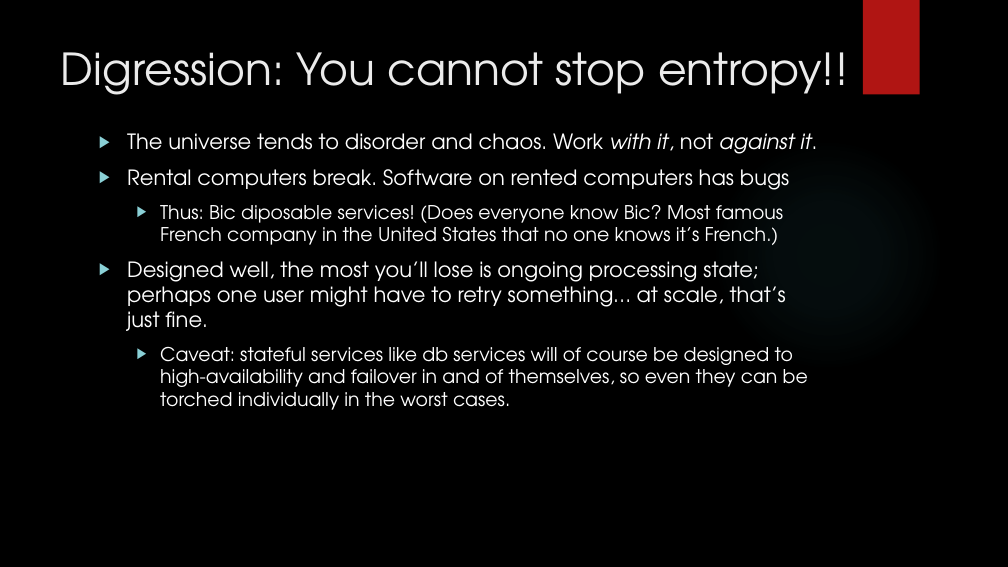
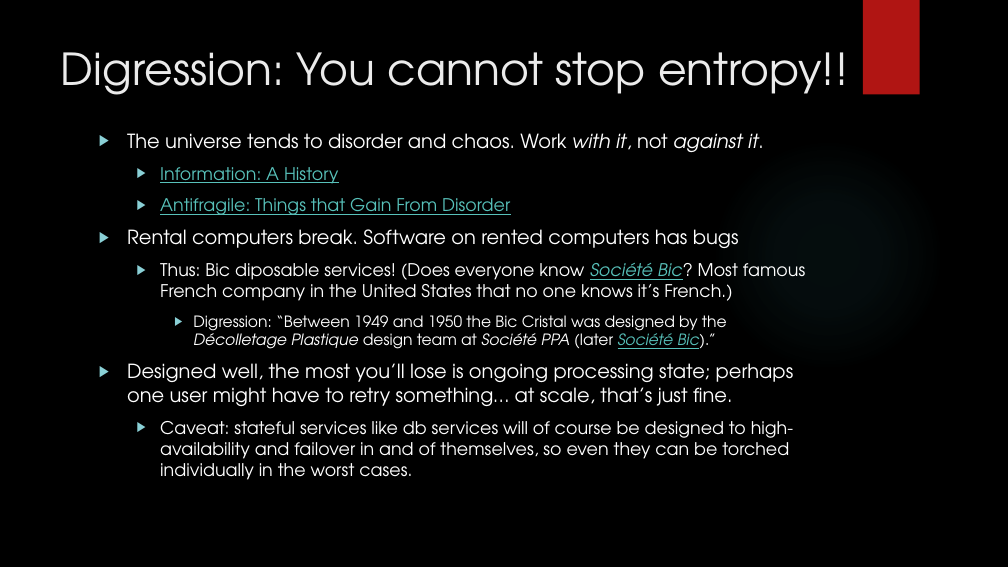
Before and after one commit to arif-aigonix/leap2015, a slide deck: slide 24 of Microservices Overview.pptx (slide 23 before the commit). Drawn at 1008x567 pixels with LibreOffice and Linux fonts; fonts in the diff are those of the drawing; background and template pictures are left out. Boxes give left, top, right and bottom in pixels: in the first picture for what was removed or moved away, otherwise in the second. Text is boxed around its words. In the diff, an @@ line names an element or a change of style, - is before the commit and + after.

```diff
--- a/Microservices Overview.pptx
+++ b/Microservices Overview.pptx
@@ text at (x1=127, y1=133, x2=794, y2=480): size 20 to 18.5 pt in "The universe tends to disorder and chaos. ...", "Rental computers break. Software on rented computers ...", "Designed well, the most you’ll lose is ..."; size 18 to 16.6 pt in "Caveat: stateful services like db services will ..." @@
@@ text at (x1=160, y1=167, x2=510, y2=215): paragraphs added @@
+  ▶ Information: A History
+  ▶ Antifragile: Things that Gain From Disorder
@@ text at (x1=160, y1=263, x2=805, y2=349): text changed; size 18 to 16.6 pt @@
-  ▶ Thus: Bic diposable services! (Does everyone know Bic? Most famous French company in the United States that no one knows it’s French.)
+  ▶ Thus: Bic diposable services! (Does everyone know Société Bic? Most famous French company in the United States that no one knows it’s French.)
+    ▶ Digression: “Between 1949 and 1950 the Bic Cristal was designed by the Décolletage Plastique design team at Société PPA (later Société Bic).”
```
Also in this commit, not shown: 2 other slides changed, 1 slide added.
